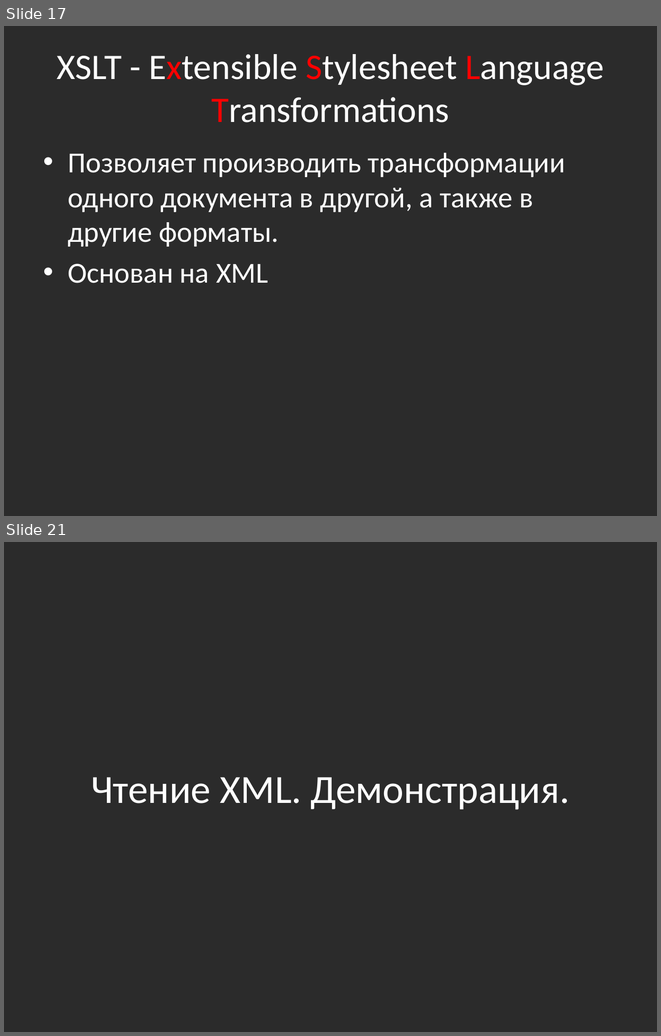
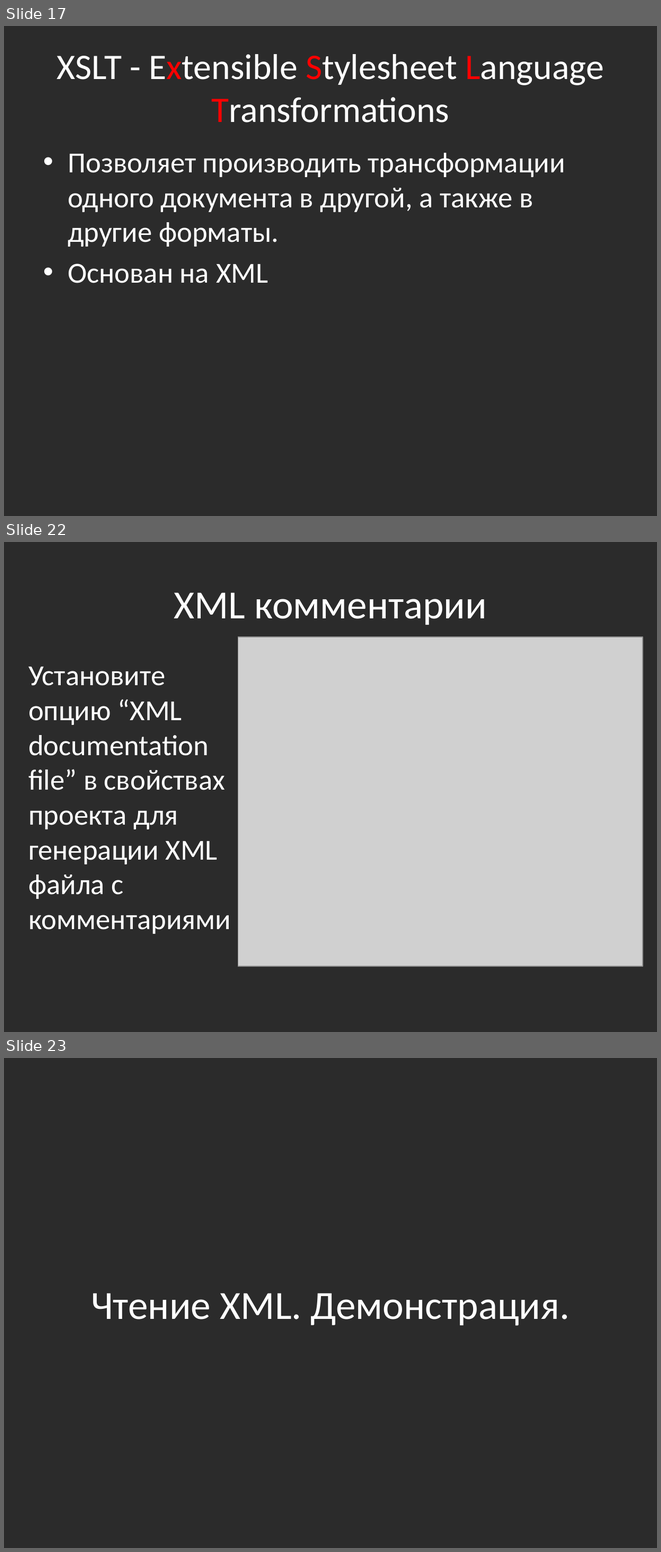
Before and after one commit to bazile/Training, a slide deck: Presentation/lesson-06-xml.pptx. Shown one above the other, each under a label of ours: slides 17 and 21 before the commit, slides 17, 22 and 23 after it; the slides between them are not shown. The pictures are 661x1036 and 661x1552 pixels, drawn with LibreOffice and Linux fonts; fonts in the diff are those of the drawing; grey boxes stand for pictures; background and template pictures are left out; a plain dark background stands for a picture behind light text. Boxes give left, top, right and bottom in pixels: in the first picture for what was removed or moved away, otherwise in the second. Text is boxed around its words. In the diff, an @@ line names an element or a change of style, - is before the commit and + after.

```diff
--- a/Presentation/lesson-06-xml.pptx
+++ b/Presentation/lesson-06-xml.pptx
@@ slide 22 added at box(4, 542, 657, 1032), background picture (left out) @@
@@ title added at box(174, 592, 487, 625), 44 pt, text #FFFFFF @@
+XML комментарии
@@ picture added at box(238, 637, 643, 966) @@
@@ text added at box(28, 667, 231, 934), 32 pt, text #FFFFFF @@
+Установите опцию “XML documentation file” в свойствах проекта для генерации XML файла с комментариями
@@ what was slide 21 is now slide 23 @@
```
Also in this commit, not shown: 3 slides changed, 3 other slides added, 1 slide removed, 2 other files.
